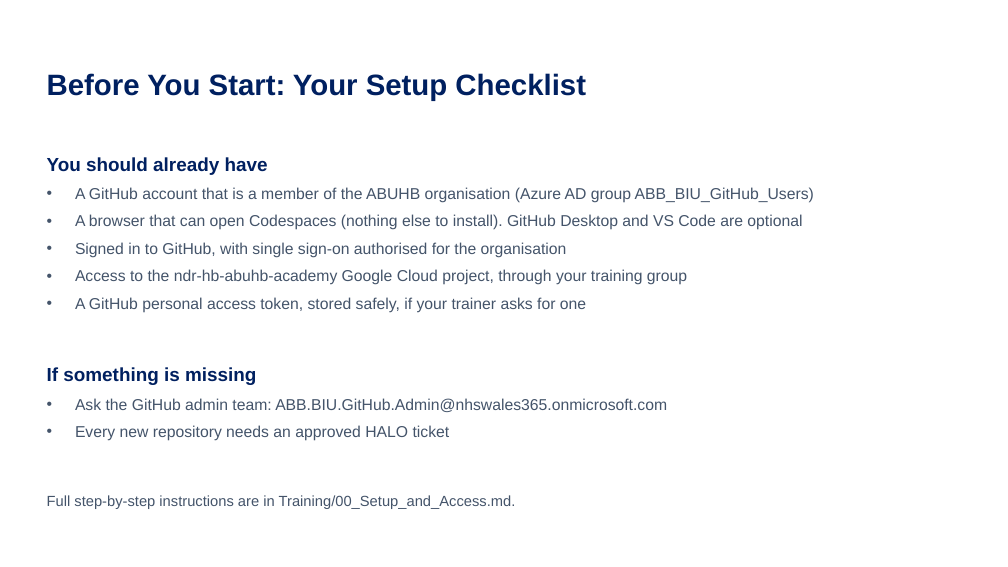
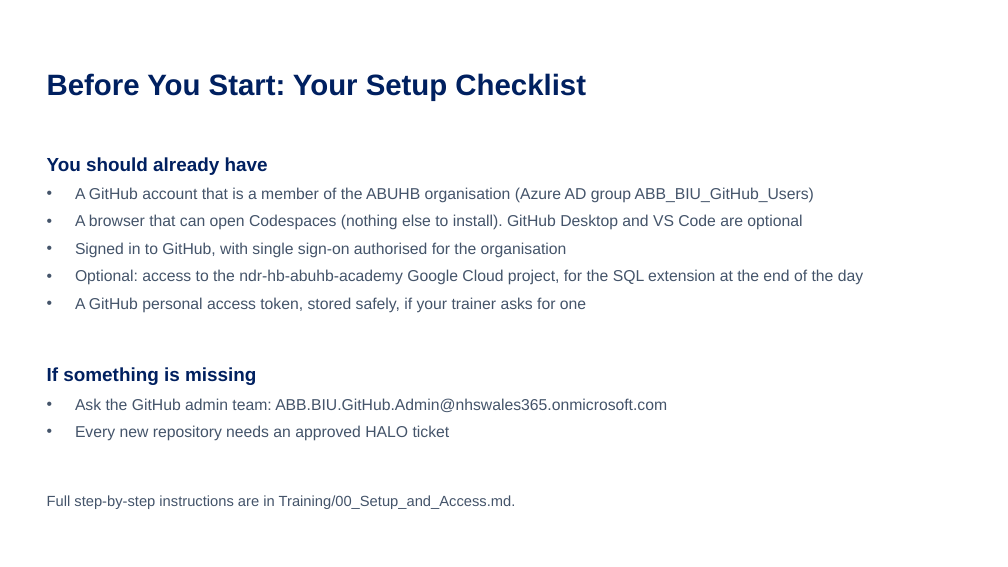
Before and after one commit to Aneurin-Bevan-University-Health-Board/biu_GitHub_Training, a slide deck: slide 6 of Training/GitHub_Training_Day.pptx. Drawn at 1008x567 pixels with LibreOffice and Linux fonts; fonts in the diff are those of the drawing. Boxes give left, top, right and bottom in pixels: in the first picture for what was removed or moved away, otherwise in the second. Text is boxed around its words. In the diff, an @@ line names an element or a change of style, - is before the commit and + after.

```diff
--- a/Training/GitHub_Training_Day.pptx
+++ b/Training/GitHub_Training_Day.pptx
@@ text at box(75, 269, 863, 285): text changed @@
-• Access to the ndr-hb-abuhb-academy Google Cloud project, through your training group
+• Optional: access to the ndr-hb-abuhb-academy Google Cloud project, for the SQL extension at the end of the day
```
Also in this commit, not shown: 2 other slides changed, 17 other files.
